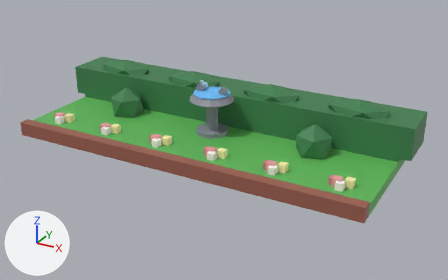
The FBX model assets/cat-cafe/exports/CatCafe_Square_GardenMid.fbx as it was, and as the next commit left it.
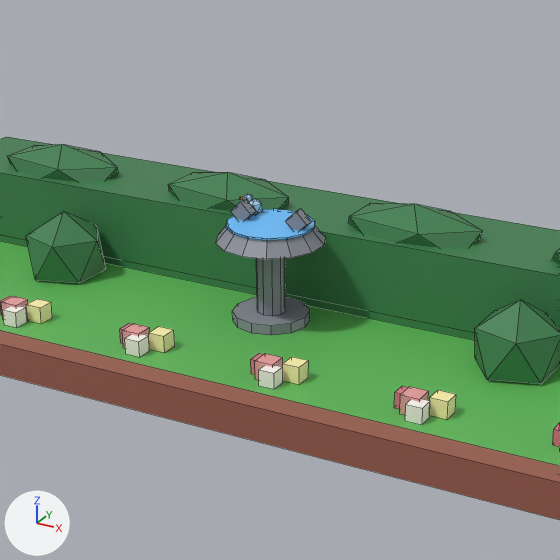
There are two pictures of each version: one whole from a 50 mm camera at (0.1345, -0.2309, 0.1189) aimed at (0.008, -0.0008, 0.0039), one close up on the part from 22% to 74% of the width and 0% to 83% of the height. Arrows for +X, +Y and +Z are at lower left; the lights stay in place. The first two pictures are the older version. The close-ups show mesh edges as thin lines. Where no turn or scale is listed for an object, it has been applied to the vertices.

Objects in the first close-up: 'CatCafe_Square_GardenMid', 'CatCafe_Square_GardenMid_Flowers'.
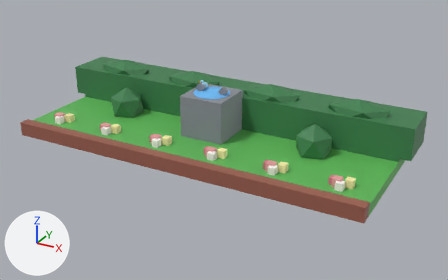
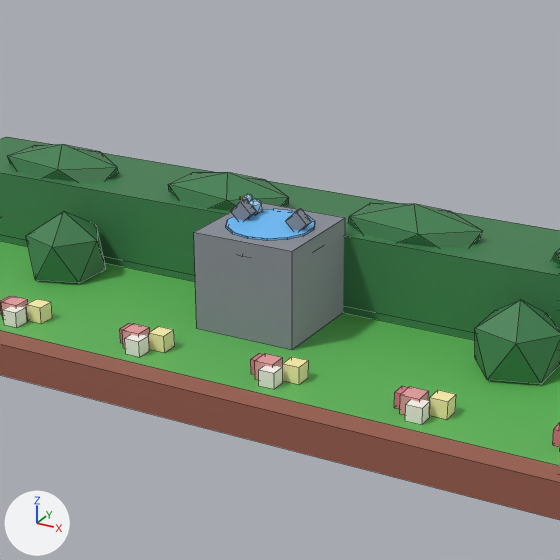
Changed parts and their boxes [x1, y1, x2, y2] in the close-ups (560 x 560 px):
'CatCafe_Square_GardenMid_Barrier', added
    after: [194, 203, 345, 350]

Patch to the scene script:
```diff
--- a/assets/cat-cafe/exports/CatCafe_Square_GardenMid.fbx.py
+++ b/assets/cat-cafe/exports/CatCafe_Square_GardenMid.fbx.py
@@ me_catcafe_square_gardenmid_barrier @@
+me_catcafe_square_gardenmid_barrier.from_pydata(...)  # a box spanning x -0.0105..0.0105, y -0.0085..0.0125, z 0.005..0.0245
+me_catcafe_square_gardenmid_barrier.materials.append(mat_catcafe_palette)
@@ ob_catcafe_square_gardenmid_barrier @@
+ob_catcafe_square_gardenmid_barrier = bpy.data.objects.new('CatCafe_Square_GardenMid_Barrier', me_catcafe_square_gardenmid_barrier)
+ob_catcafe_square_gardenmid_barrier.location = (0.0, 0.0, 0.0)
```
